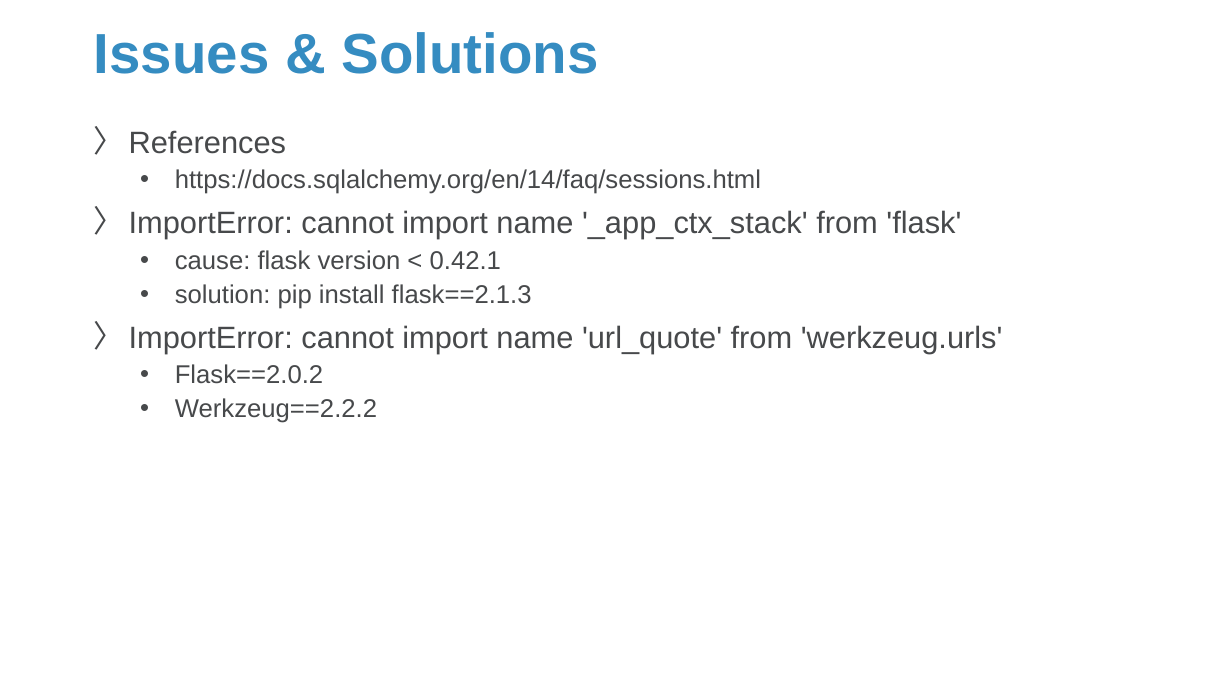
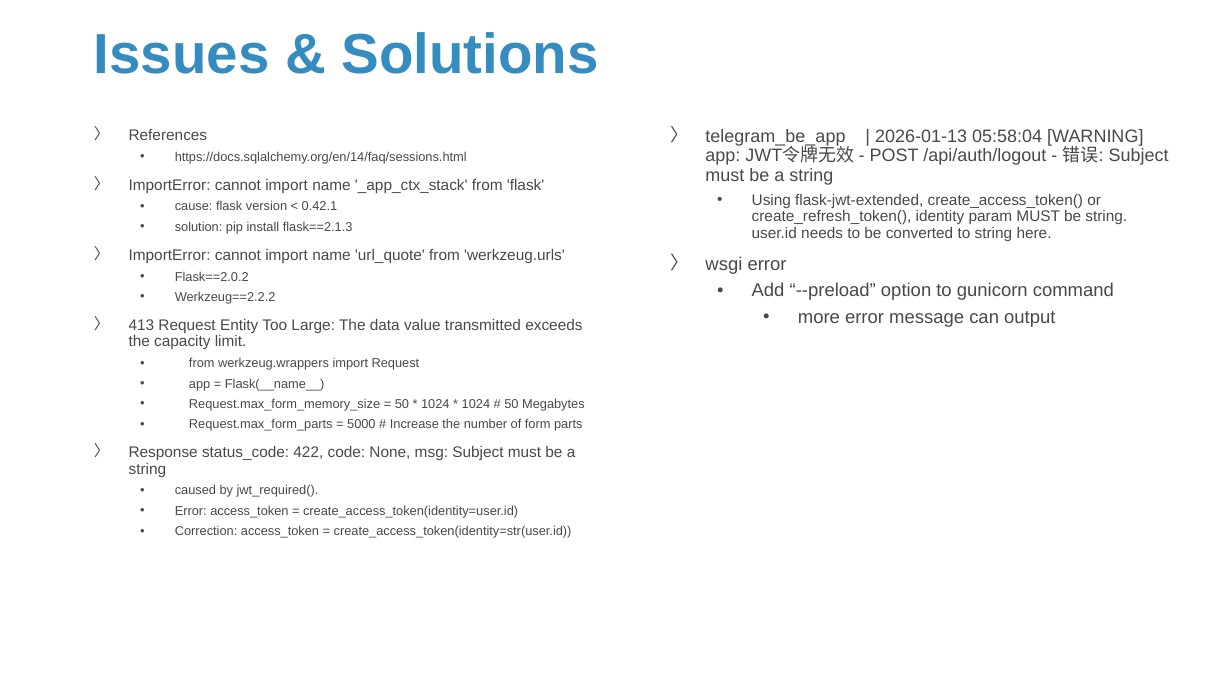
Before and after one commit to Sparks-Lu/TechNotes, a slide deck: slide 61 of Web/Flask-Notes.pptx (slide 55 before the commit). Drawn at 1232x693 pixels with LibreOffice and Linux fonts; fonts in the diff are those of the drawing; background and template pictures are left out. Boxes give left, top, right and bottom in pixels: in the first picture for what was removed or moved away, otherwise in the second. Text is boxed around its words. In the diff, an @@ line names an element or a change of style, - is before the commit and + after.

```diff
--- a/Web/Flask-Notes.pptx
+++ b/Web/Flask-Notes.pptx
@@ text at [129,129,565,304]: size 24 to 12 pt in "References", "ImportError: cannot import name '_app_ctx_stack' from 'flask ...", "ImportError: cannot import name 'url_quote' from 'werkzeug.u ..."; size 20 to 10 pt in "https://docs.sqlalchemy.org/en/14/faq/sessions.html", "cause: flask version < 0.42.1", "solution: pip install flask==2.1.3", "Flask==2.0.2" and 1 more places @@
@@ text added at [705,129,1169,327], 12 pt, text #47494B @@
+〉 telegram_be_app | 2026-01-13 05:58:04 [WARNING] app: JWT令牌无效 - POST /api/auth/logout - 错误: Subject must be a string
+  • Using flask-jwt-extended, create_access_token() or create_refresh_token(), identity param MUST be string. user.id needs to be converted to string here.
+〉 wsgi error
+  • Add “--preload” option to gunicorn command
+    • more error message can output
@@ text at [129,319,585,538]: paragraphs added @@
+〉 413 Request Entity Too Large: The data value transmitted exceeds the capacity limit.
+  • from werkzeug.wrappers import Request
+  • app = Flask(__name__)
+  • Request.max_form_memory_size = 50 * 1024 * 1024 # 50 Megabytes
+  • Request.max_form_parts = 5000 # Increase the number of form parts
+〉 Response status_code: 422, code: None, msg: Subject must be a string
+  • caused by jwt_required().
+  • Error: access_token = create_access_token(identity=user.id)
+  • Correction: access_token = create_access_token(identity=str(user.id))
```
Also in this commit, not shown: 10 other slides changed, 12 slides added, 4 slides removed, 16 other files.
